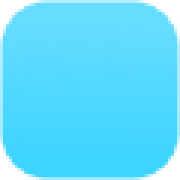
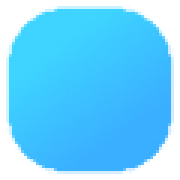
Layered file, before and after one edit (180 x 180). Changes by layer:
hid "Layer" over (x1=0, y1=0, x2=180, y2=180)
added layer "Layer #3" above "Layer #2" over (x1=3, y1=3, x2=177, y2=177)
added layer "Layer #2" above "Layer #1" over (x1=6, y1=6, x2=174, y2=174)
hid "Pasted Layer" over (x1=0, y1=0, x2=180, y2=180)
